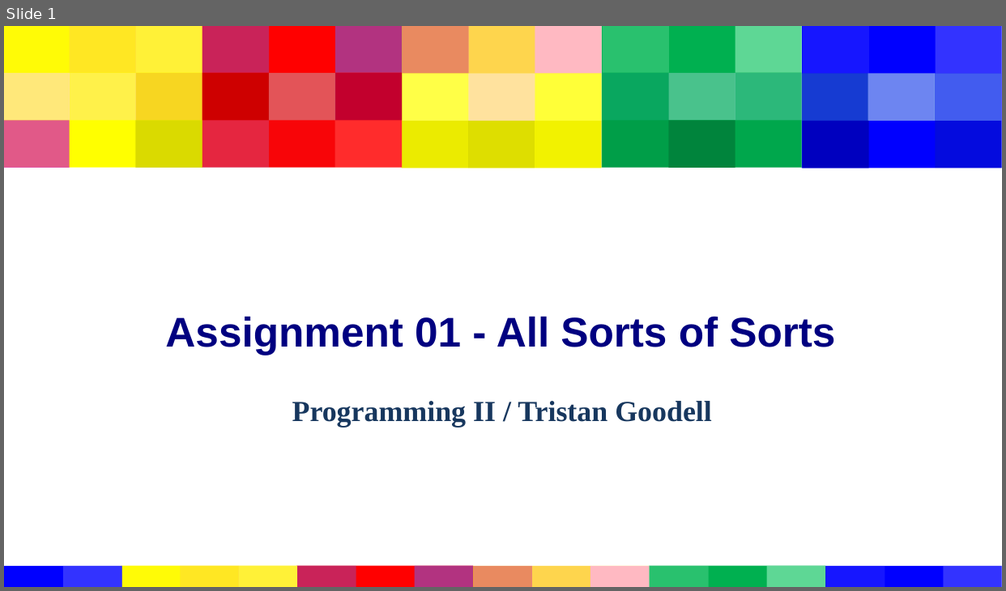
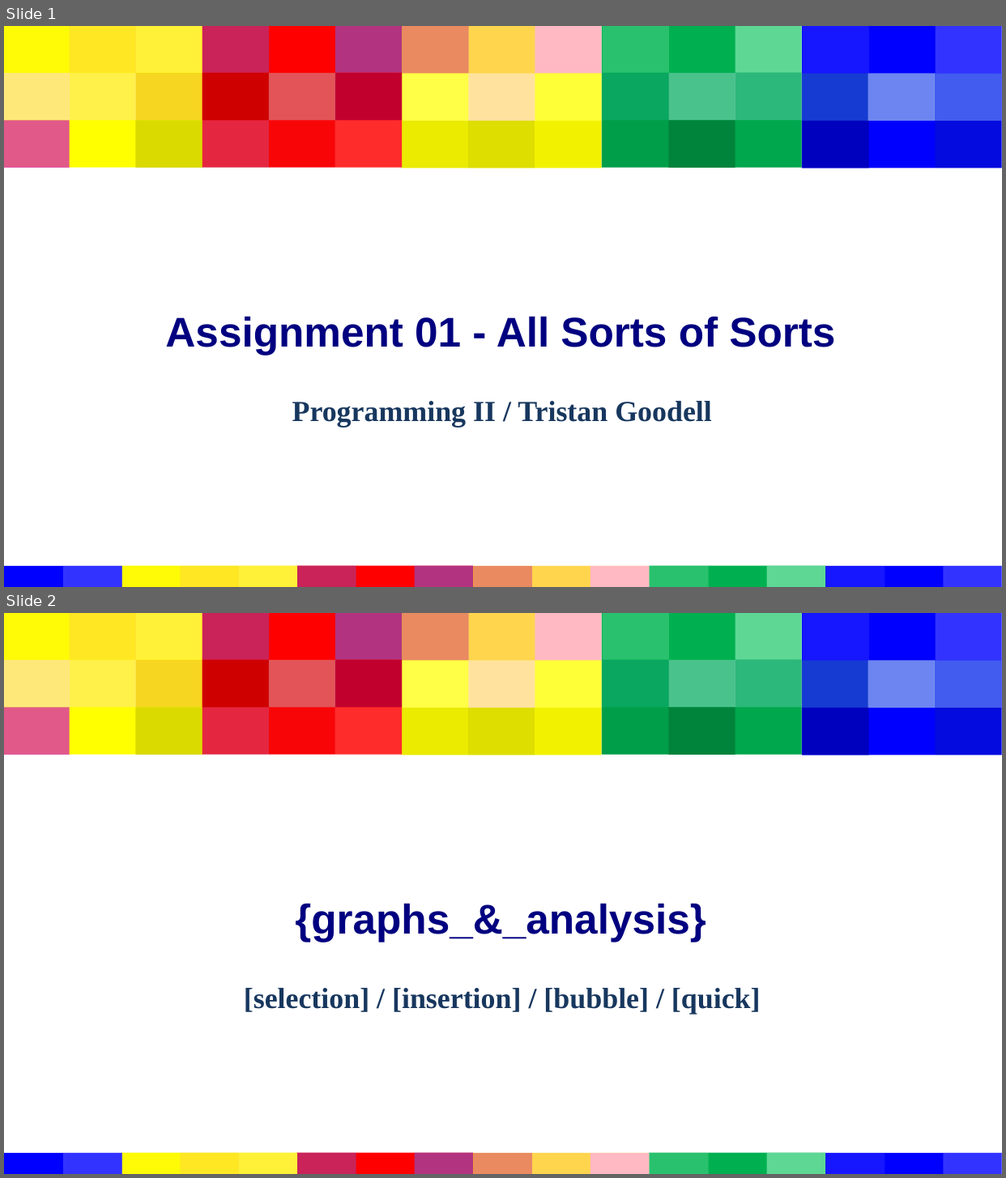
Before and after one commit to tgoodell/Computer-Programming-II, a slide deck: A01/presentation.pptx. Shown one above the other, each under a label of ours: slide 1 before the commit, slides 1 and 2 after it. The pictures are 1006x591 and 1006x1178 pixels, drawn with LibreOffice and Linux fonts; fonts in the diff are those of the drawing. Boxes give left, top, right and bottom in pixels: in the first picture for what was removed or moved away, otherwise in the second. Text is boxed around its words. In the diff, an @@ line names an element or a change of style, - is before the commit and + after.

```diff
--- a/A01/presentation.pptx
+++ b/A01/presentation.pptx
@@ slide 2 added at (x1=4, y1=613, x2=1002, y2=1174), background #FFFFFF; not listed: 64 template elements that a slide beside it also shows @@
@@ title added at (x1=295, y1=903, x2=705, y2=942), 40 pt, text #000080, bold @@
+{graphs_&_analysis}
@@ subtitle added at (x1=244, y1=988, x2=761, y2=1015), 28 pt, text #17375E, bold @@
+[selection] / [insertion] / [bubble] / [quick]
```
Also in this commit, not shown: 10 slides changed, 1 other slide added, 19 other files.
